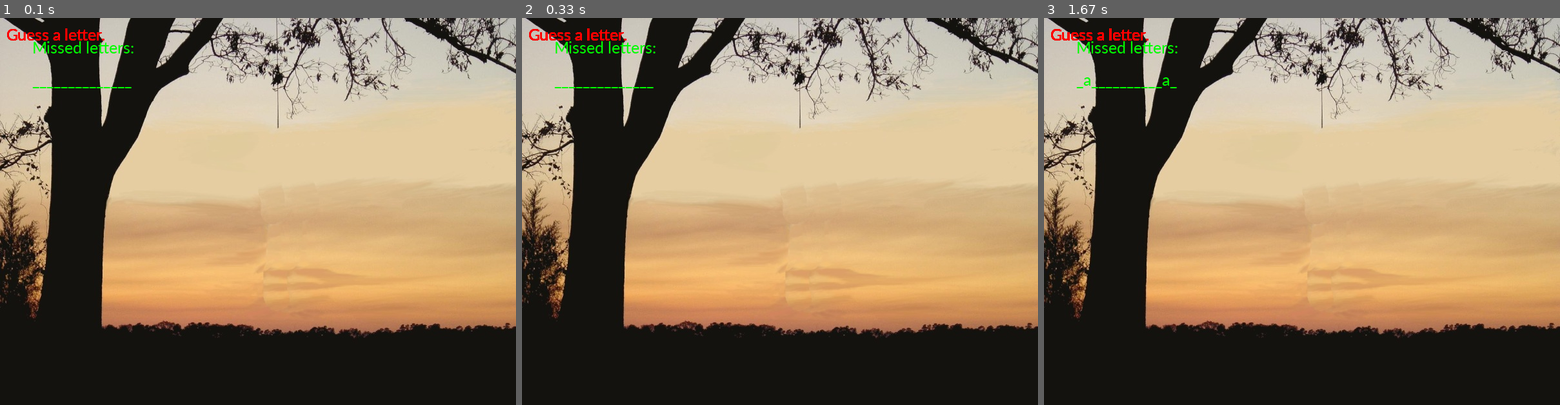
Above: before the commit, frames 1-3 (left to right).
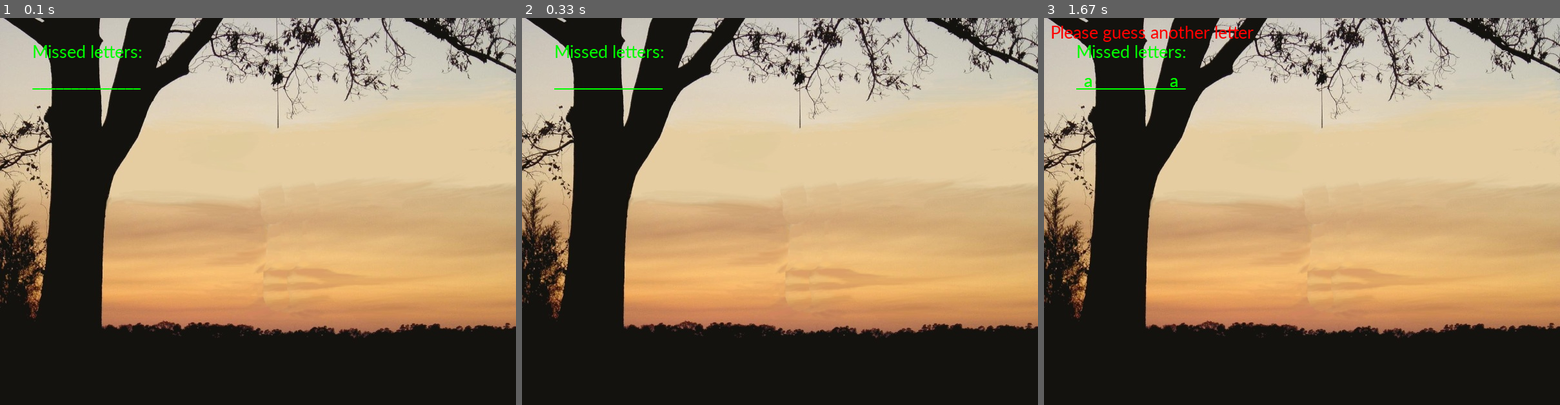
Above: after the commit, the same moments.

Repository: edhaker13/PyGame
Game: pygame game, started from game.py
Two runs of this game, one before a commit and one after it. Both use one fixed random seed, a clock stepped at 60 frames per second and the inputs below.
Inputs:
- Up to frame 1 (0.1 s): no input
- Up to frame 2 (0.33 s): no input
- Up to frame 3 (1.67 s): tap A at 0.33, 0.67 s

The runs differ from the first frame. In frame 1, 0.8% of the frame differs, in the area x 1-28%, y 2-19%; in frame 2, 0.8%; in frame 3, 1.2%, in the area x 1-41%, y 2-19%.

Commit message:
Working with section updates
Next step reposition and refine

Diff:
--- a/game.py
+++ b/game.py
@@ -19,25 +19,25 @@
 # Assign colour names for ease of use
 red = pygame.Color(255,0,0)
 green = pygame.Color(0,255,0)
-blue = pygame.Color(0,0,255)
-black = pygame.Color(0,0,0)
-white = pygame.Color(255,255,255)
-font = pygame.font.SysFont('calibri', 28)
+#blue = pygame.Color(0,0,255)
+#black = pygame.Color(0,0,0)
+#white = pygame.Color(255,255,255)
+font = pygame.font.SysFont('calibri', 30)
 missed = ''
 correct = ''
-guess = ''
 warning = 'Guess a letter.'
 secretWord = 'happy birthday'
 gameIsDone = False
-def draw_msg(msg):
-    msgSurface = font.render(msg, True, red)
-    msgRect = msgSurface.get_rect()
-    msgRect.topleft = (10,10)
-    window.blit(msgSurface, msgRect)
+rect_list = []
+is_valid = False
+
+def draw_bg():
+    window.blit(bg, (0,0))
+    pygame.display.update()
 
 def draw_menu():
     window.blit(menu,(0,0))
-    draw_msg('Guess or die trying!')
+    draw_msg('Guess or die trying!', menu)
     for event in pygame.event.get():
         if event.type == QUIT:
             pygame.quit()
@@ -47,36 +47,35 @@
             if event.key == K_ESCAPE:
                 pygame.event.post(pygame.event.Event(QUIT))
             if event.key == K_a:
-                displayBoard()
+                return
+    fps.tick(30)
     pygame.display.update()
-    fps.tick(30)
+
+def draw_msg(msg, bg):
+    msgSurface = font.render(msg, True, red)
+    msgRect = msgSurface.get_rect()
+    msgRect.topleft = (10,5)
+    window.blit(bg,msgRect.topleft,msgRect)
+    window.blit(msgSurface, msgRect)
+    global rect_list
+    rect_list.append(msgRect)
+
 def draw_font(guess, pos):
     Surface = font.render(guess, True, green)
     Rect = Surface.get_rect()
     Rect.topleft = pos
     window.blit(Surface, Rect)
-def checkGuess(alreadyGuessed):
-    if len(guess) == 0:
-        return False
-    if len(guess) != 1:
-        warning ='Please enter a single letter.'
-        return False
-    elif guess in alreadyGuessed:
-        warning = 'You have already guessed that letter. Choose again.'
-        return False
-    elif guess not in 'abcdefghijklmnopqrstuvwxyz':
-        warning = 'Please enter a LETTER.'
-        return False
-    else:
-        return True
-def displayBoard(missed, correct, secretWord):
-    window.blit(bg, (0,0))
+    return Rect
 
+def draw_wrong(missed):
     msg = 'Missed letters:'
     for letter in missed:
         msg += letter + ", "
-    draw_font(msg, (50, 30))
+    Rect = draw_font(msg, (50, 35))
+    global rect_list
+    rect_list.append(Rect)
 
+def draw_word(secretWord, correct):
     blanks = '_' * len(secretWord)
 
     for i in range(len(secretWord)): # replace blanks with correctly guessed letters
@@ -85,50 +84,73 @@
     toguess= ''
     for letter in blanks: # show the secret word with spaces in between each letter
         toguess += letter
-    draw_font(toguess, (50, 80))
-    draw_msg(warning)
+    Rect = draw_font(toguess, (50, 80))
+    global rect_list
+    rect_list.append(Rect)
 
-while True:
-    fps.tick(30)
-    displayBoard(missed, correct, secretWord)
-    pygame.display.update()
+def check_guess(guess, alreadyGuessed):
+    if len(guess) != 1:
+        draw_msg('Please guess a letter'. bg)
+    elif guess in alreadyGuessed:
+        draw_msg('You have already guessed that letter. Choose again.', bg)
+    elif guess not in 'abcdefghijklmnopqrstuvwxyz':
+        draw_msg('Please enter a LETTER.', bg)
+    else:
+        draw_msg('Please guess another letter', bg)
+        pygame.time.delay(50)
+        return guess
 
-    # Let the player type in a letter.
-    while not checkGuess(missed + correct):
-        for event in pygame.event.get():
-            if event.type == QUIT:
-                pygame.quit()
-                sys.exit()
+    guess = ''
+    get_input()
+    return guess
 
-            elif event.type == KEYDOWN:
-                if event.key == K_ESCAPE:
-                    pygame.event.post(pygame.event.Event(QUIT))
-                guess = pygame.key.name(event.key)
-
-        draw_msg(warning)
-        pygame.display.update()
-
+def is_correct(guess,correct):
     if guess in secretWord:
         correct = correct + guess
-
+        draw_word(secretWord, correct)
         # Check if the player has won
         foundAllLetters = True
         for i in range(len(secretWord)):
             if secretWord[i] not in correct:
                 foundAllLetters = False
-                break
         if foundAllLetters:
-            draw_msg('Yes! The secret word is "' + secretWord + '"! You have won!')
+            draw_msg('Yes! The secret word is "' + secretWord + '"! You have won!', bg)
             gameIsDone = True
+
     else:
+        global missed
         missed = missed + guess
-
+        draw_wrong(missed)
         # Check if player has guessed too many times and lost
         if len(missed) == 6:
-            displayBoard(missed, correct, secretWord)
-            draw_msg('You have run out of guesses!\nAfter ' + str(len(missed)) + ' missed guesses and ' + str(len(correct)) + ' correct guesses, the word was "' + secretWord + '"')
+            draw_msg('You have run out of guesses!', bg)
             gameIsDone = True
 
-    # Ask the player if they want to play again (but only if the game is done).
-    if gameIsDone:
-            break
+def display_board(missed, correct, secretWord):
+    draw_wrong(missed)
+    draw_word(secretWord, correct)
+
+draw_bg()
+display_board(missed, correct, secretWord)
+pygame.display.update(rect_list)
+fps.tick(30)
+
+def get_input():
+    for event in pygame.event.get():
+        if event.type == QUIT:
+            pygame.quit()
+            sys.exit()
+
+        if event.type == KEYDOWN:
+            if event.key == K_ESCAPE:
+                pygame.event.post(pygame.event.Event(QUIT))
+            guess = pygame.key.name(event.key)
+            guess = check_guess(guess, missed + correct)
+            return guess
+    return ''
+# Let the player type in a letter.
+while not gameIsDone:
+    rect_list = []
+    guess = get_input()
+    is_correct(guess, correct)
+    pygame.display.update(rect_list)
